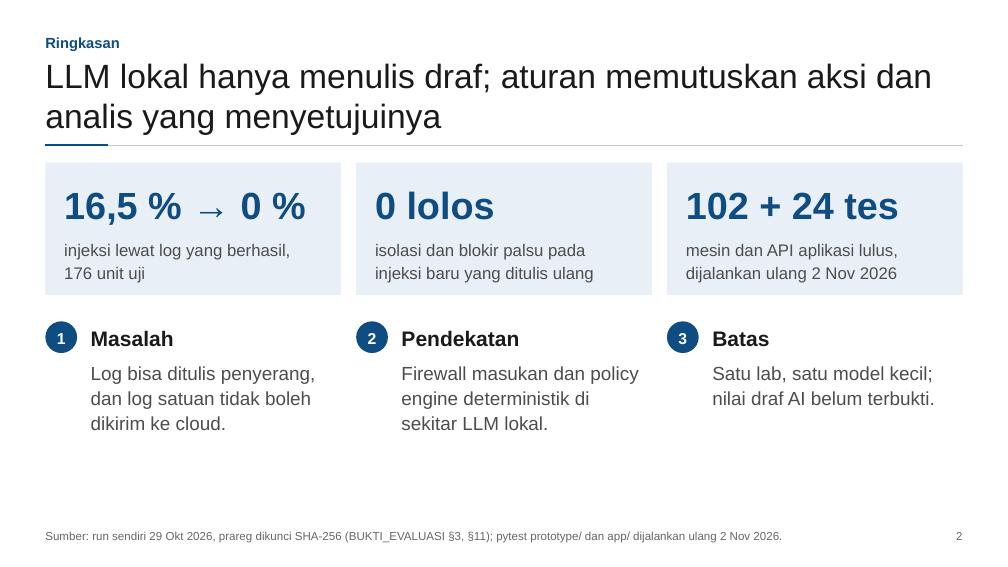
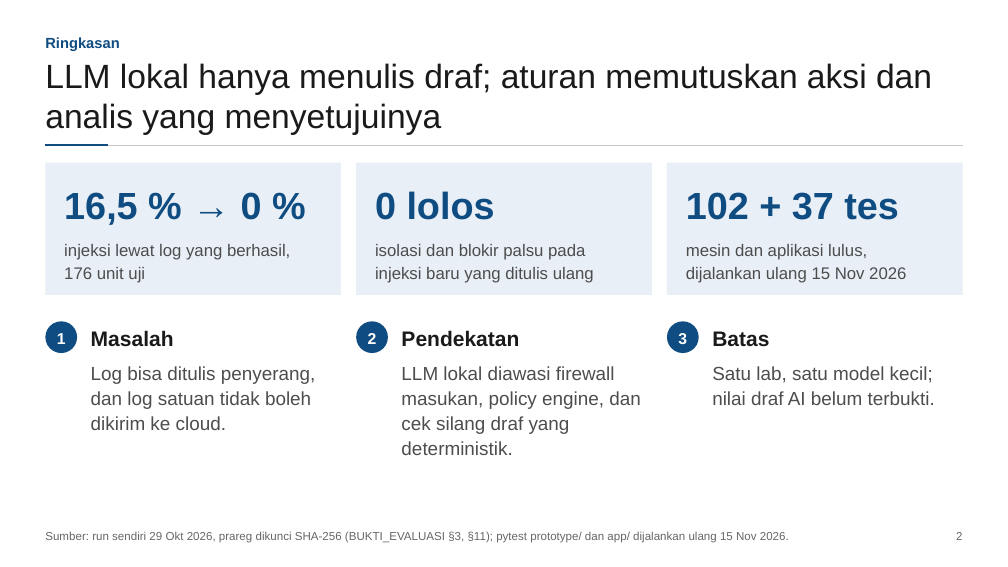
Before and after one commit to poggymacello/perisai-respon, a slide deck: slide 2 of aset_kirim/slide/PERISAI-RESPON_Slide_Teknis.pptx. Drawn at 1008x567 pixels with LibreOffice and Linux fonts; fonts in the diff are those of the drawing. Boxes give left, top, right and bottom in pixels: in the first picture for what was removed or moved away, otherwise in the second. Text is boxed around its words. In the diff, an @@ line names an element or a change of style, - is before the commit and + after.

Commit message:
Cek silang draf AI, penjaga aset OT, paket penerapan satuan, jalur juri 3 menit
- Aplikasi: draf AI yang menyebut kategori di luar temuan aturan ditandai dan dicatat di audit (175 dari 421 draf uji, 41,6 %)
- Aplikasi: usulan isolasi untuk host HMI-/PLC-/SCADA- dan daftar aset satuan menjadi eskalasi
- Aplikasi: muat data contoh idempoten (tidak ada kasus ganda di demo web)
- docs/PENERAPAN_SATUAN.md: peta kebutuhan, skenario posko, instalasi air-gapped, pilot 30 hari, biaya, risiko
- README: bagian Untuk juri, hasil cek silang, deklarasi narasi TTS
- Slide teknis, screenshot 15 Nov, susunan tim (Poggy ketua, Aziz, Hasri)
- Video: narasi bagian draf AI dan skrip narasi suara sintetis

```diff
--- a/aset_kirim/slide/PERISAI-RESPON_Slide_Teknis.pptx
+++ b/aset_kirim/slide/PERISAI-RESPON_Slide_Teknis.pptx
@@ text at [686,192,899,220]: text changed @@
-102 + 24 tes
+102 + 37 tes
@@ text at [686,244,906,283]: text changed @@
-mesin dan API aplikasi lulus, dijalankan ulang 2 Nov 2026
+mesin dan aplikasi lulus, dijalankan ulang 15 Nov 2026
@@ text at [401,366,641,455]: text changed @@
-Firewall masukan dan policy engine deterministik di sekitar LLM lokal.
+LLM lokal diawasi firewall masukan, policy engine, dan cek silang draf yang deterministik.
@@ text at [45,531,789,543]: text changed @@
-Sumber: run sendiri 29 Okt 2026, prareg dikunci SHA-256 (BUKTI_EVALUASI §3, §11); pytest prototype/ dan app/ dijalankan ulang 2 Nov 2026.
+Sumber: run sendiri 29 Okt 2026, prareg dikunci SHA-256 (BUKTI_EVALUASI §3, §11); pytest prototype/ dan app/ dijalankan ulang 15 Nov 2026.
```
Also in this commit, not shown: 12 other slides changed, 38 other files.
